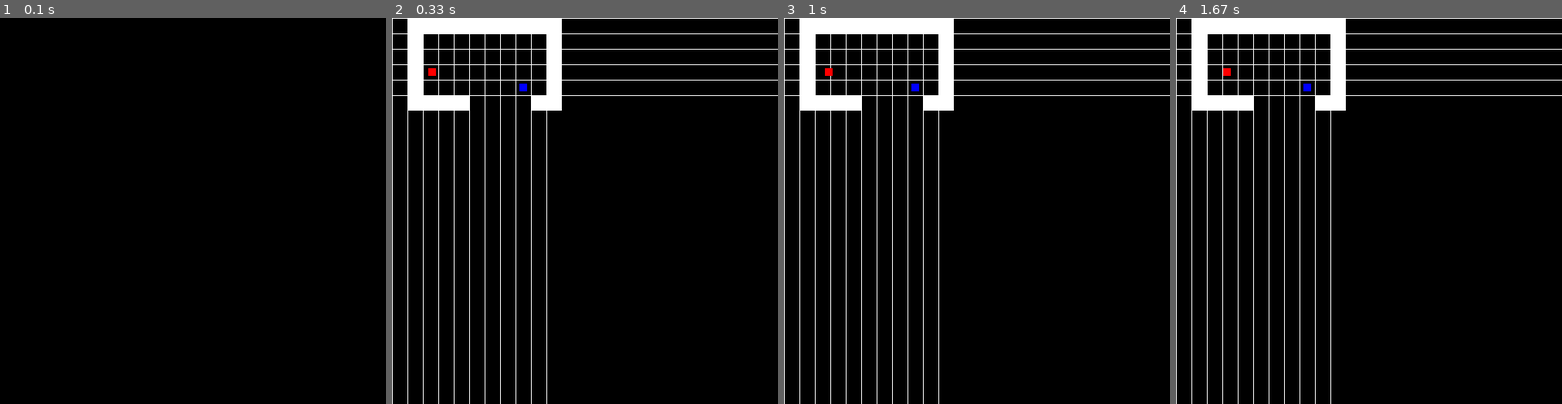
Above: before the commit, frames 1-4 (left to right).
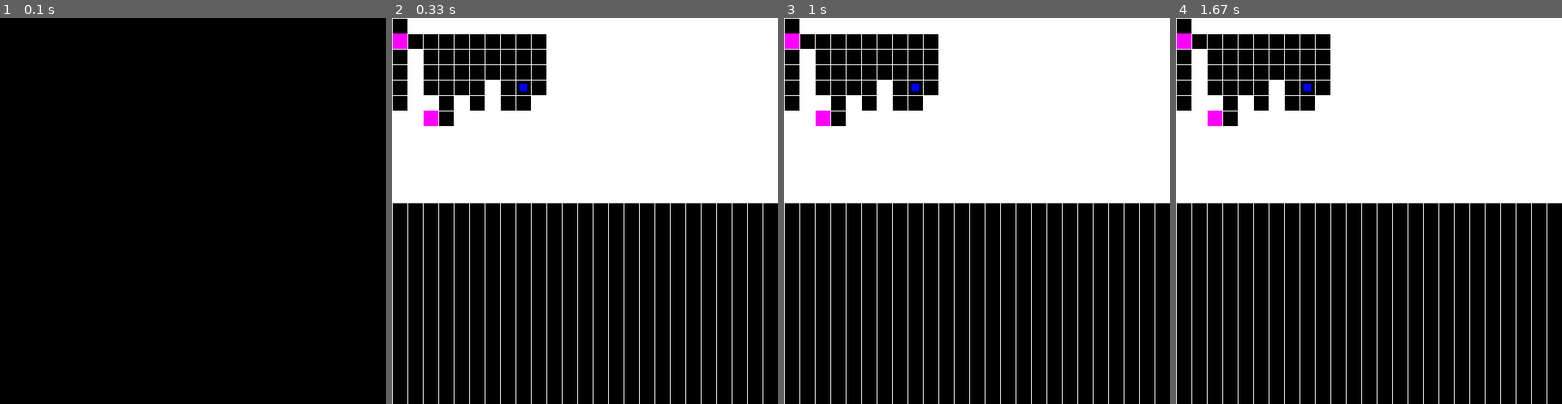
Above: after the commit, the same moments.

Repository: slalomsquid/Tower-Defence
Game: pygame game, started from main.py
Same seed, same stepped clock (60 frames per second), same inputs: the game is played once before the commit and once after it.
Inputs:
- Up to frame 1 (0.1 s): no input
- Up to frame 2 (0.33 s): no input
- Up to frame 3 (1 s): no input
- Up to frame 4 (1.67 s): no input

Frame 1 is identical in both runs. In frame 2, 38% of the frame differs, in the area x 0-100%, y 0-100%; in frame 3, 38%; in frame 4, 38%.

Commit message:
Fully working motion
Added delays and spawner class

Diff:
--- a/classes.py
+++ b/classes.py
@@ -76,7 +76,6 @@
         # next_rect_pos = pygameUtils.move_towards(np.array(self.rect.centerx, self.rect.centery), np.array(player.))
 
 
-
 class Player():
     def __init__(self, size,  pos : tuple):
         self.rect = pygame.Rect(-size/2, -size/2, size, size)
@@ -94,5 +93,21 @@
         if (self.x*constants.GRID_SIZE+self.rect.centerx,self.y*constants.GRID_SIZE+self.rect.centery) == next_pos:
             print("yya")
 
+class Spawner():
+    def __init__(self, pos, frequency, delay):
+        self.pos : list[list] = pos
+        self.frequency : float = frequency
+        self.time_since_last : float = frequency-delay
+
+    def update(self, dt, enemies):
+
+        if self.time_since_last >= self.frequency:
+            self.time_since_last = 0.0
+
+            # enemies.append(Enemy(15, (2, 3), 10))
+            enemies.append(Enemy(15, self.pos, 10))
+
+        self.time_since_last += dt
+
 if __name__ == "__main__":
     print("This is a utility file, not meant to be run directly")
--- a/constants.py
+++ b/constants.py
@@ -1,7 +1,7 @@
 # This file will not import anything except pygame, only imported by other classes
 import pygame
 
-FPS = 5
+FPS = 10
 WIDTH, HEIGHT = 500, 500
 ORIGIN = [WIDTH//2, HEIGHT//2]
 
--- a/main.py
+++ b/main.py
@@ -1,5 +1,5 @@
 import constants, keybinds, pygame, pygameUtils, numpy as np
-from classes import Enemy, Player
+from classes import Enemy, Player, Spawner
 
 pygame.init()
 clock = pygame.time.Clock()
@@ -15,9 +15,12 @@
         for col_idx, col in enumerate(row):
             pygame.draw.line(SCREEN, constants.WHITE, (col_idx*constants.GRID_SIZE,0), (col_idx*constants.GRID_SIZE,constants.HEIGHT))
             # if array[row_idx][col_idx]:
-            if col:
-                # Multiply by grid size to get screen coord
-                pygame.draw.rect(SCREEN, constants.WHITE, pygame.Rect(col_idx*constants.GRID_SIZE, row_idx*constants.GRID_SIZE, constants.GRID_SIZE, constants.GRID_SIZE))
+            match col:
+                case 1:
+                    # Multiply by grid size to get screen coord
+                    pygame.draw.rect(SCREEN, constants.WHITE, pygame.Rect(col_idx*constants.GRID_SIZE, row_idx*constants.GRID_SIZE, constants.GRID_SIZE, constants.GRID_SIZE))
+                case 2:
+                    pygame.draw.rect(SCREEN, constants.PURPLE, pygame.Rect(col_idx*constants.GRID_SIZE, row_idx*constants.GRID_SIZE, constants.GRID_SIZE, constants.GRID_SIZE))
 
     for enemy in enemies:
         # enemy_rect = pygame.Rect(0,0, enemy.width, enemy.height)
@@ -39,19 +42,35 @@
 def main():
 
     map_array = [
-        [0,1,1,1,1,1,1,1,1,1,1],
-        [0,1,0,0,0,0,0,0,0,0,1],
-        [0,1,0,0,0,0,0,0,0,0,1],
-        [0,1,0,0,0,0,0,0,0,0,1],
-        [0,1,0,0,0,0,0,0,0,0,1],
-        [0,1,1,1,1,0,0,0,0,1,1]
+        [0,1,1,1,1,1,1,1,1,1,1,1,1,1,1,1,1,1,1,1,1,1,1,1,1],
+        [2,0,0,0,0,0,0,0,0,0,1,1,1,1,1,1,1,1,1,1,1,1,1,1,1],
+        [0,1,0,0,0,0,0,0,0,0,1,1,1,1,1,1,1,1,1,1,1,1,1,1,1],
+        [0,1,0,0,0,0,0,0,0,0,1,1,1,1,1,1,1,1,1,1,1,1,1,1,1],
+        [0,1,0,0,0,0,1,0,0,0,1,1,1,1,1,1,1,1,1,1,1,1,1,1,1],
+        [0,1,1,0,1,0,1,0,0,1,1,1,1,1,1,1,1,1,1,1,1,1,1,1,1],
+        [1,1,2,0,1,1,1,1,1,1,1,1,1,1,1,1,1,1,1,1,1,1,1,1,1],
+        [1,1,1,1,1,1,1,1,1,1,1,1,1,1,1,1,1,1,1,1,1,1,1,1,1],
+        [1,1,1,1,1,1,1,1,1,1,1,1,1,1,1,1,1,1,1,1,1,1,1,1,1],
+        [1,1,1,1,1,1,1,1,1,1,1,1,1,1,1,1,1,1,1,1,1,1,1,1,1],
+        [1,1,1,1,1,1,1,1,1,1,1,1,1,1,1,1,1,1,1,1,1,1,1,1,1],
+        [1,1,1,1,1,1,1,1,1,1,1,1,1,1,1,1,1,1,1,1,1,1,1,1,1]
     ]
 
-    enemies : list[Enemy] = [Enemy(10, (2, 3), 10)]
+    spawners : list[Spawner] = []
+
+    for row_idx, row in enumerate(map_array):
+        for col_idx, item in enumerate(row):
+            if item == 2:
+                spawners.append(Spawner((col_idx, row_idx), 2, 5))
+
+    # enemies : list[Enemy] = [Enemy(15, (2, 3), 10)]
+    enemies : list[Enemy] = []
 
     player = Player(10, (8, 4))
 
     points : list[tuple] = []
+
+    timer : float = 0.0
 
     running = True
 
@@ -61,6 +80,11 @@
         points.clear()
 
         delta_time : float = clock.tick(constants.FPS) / 1000.0
+        timer += delta_time
+
+        if timer >= 2:
+            timer = 0.0
+            print(clock.get_fps())
 
         # Event handling
 
@@ -87,12 +111,14 @@
             pygame.quit()
             running = False
 
+        for spawner in spawners:
+            spawner.update(delta_time, enemies)
+
         for enemy in enemies:
             if ans := enemy.handle_movement(delta_time, map_array, player):
                 # print(ans)
                 points += ans
 
-
         draw(map_array, enemies, player, points)
 
 if __name__ == "__main__":
Not shown, added: .gitignore
